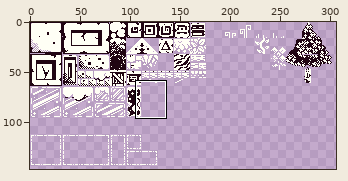
File history of a sprite sheet, assets/img/tiles.png. Above, an overview of the earlier version with the close-up marked.
Close-up. Earlier state:
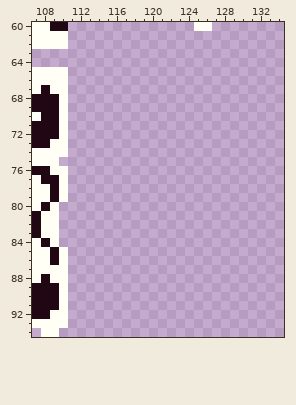
The file is 320x180 pixels. Shown: x 107..134, y 60..94. The wide view leaves out empty margins.
Once edited:
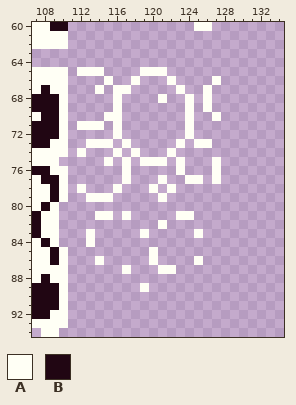
Palette (. is transparent): A #fffff5  B #210613
Change:
@@ x 107..134 @@
 64 ............................
-65 AAAA........................
-66 AAAA........................
-67 ABAA........................
-68 BBBA........................
-69 BBBA........................
-70 ABBA........................
-71 BBBA........................
-72 BBBA........................
-73 BBAA........................
-74 AAAA........................
-75 AAA.........................
-76 BBAA........................
-77 ABBA........................
-78 AABA........................
-79 AABA........................
+65 AAAA.AAA....AAA.............
+66 AAAA....A..A...A....A.......
+67 ABAA...A.AA.....A..A........
+68 BBBA.....A....A..A.A........
+69 BBBA.....A.......A.A........
+70 ABBA....AA.......A..A.......
+71 BBBA.AAA.A.......A..........
+72 BBBA.....A.......A..........
+73 BBAA..AAA.A.....A.AA........
+74 AAAA.A...A.A...A............
+75 AAA.....A.A.AAA.A...A.......
+76 BBAA......A.....A...A.......
+77 ABBA......A...A..AA.A.......
+78 AABA.A...A...A.A............
+79 AABA..AAA.....A.............
 80 ABA.........................
-81 BAA.........................
-82 BAA.........................
-83 BAA.........................
-84 ABA.........................
-85 AABA........................
-86 AABA........................
-87 AAAA........................
+81 BAA....AA.A.....AA..........
+82 BAA...........A.............
+83 BAA...A.....A.....A.........
+84 ABA...A.....................
+85 AABA.........A..............
+86 AABA...A.....A....A.........
+87 AAAA......A...AA............
 88 ABAA........................
-89 BBBA........................
+89 BBBA........A...............
 90 BBBA........................
